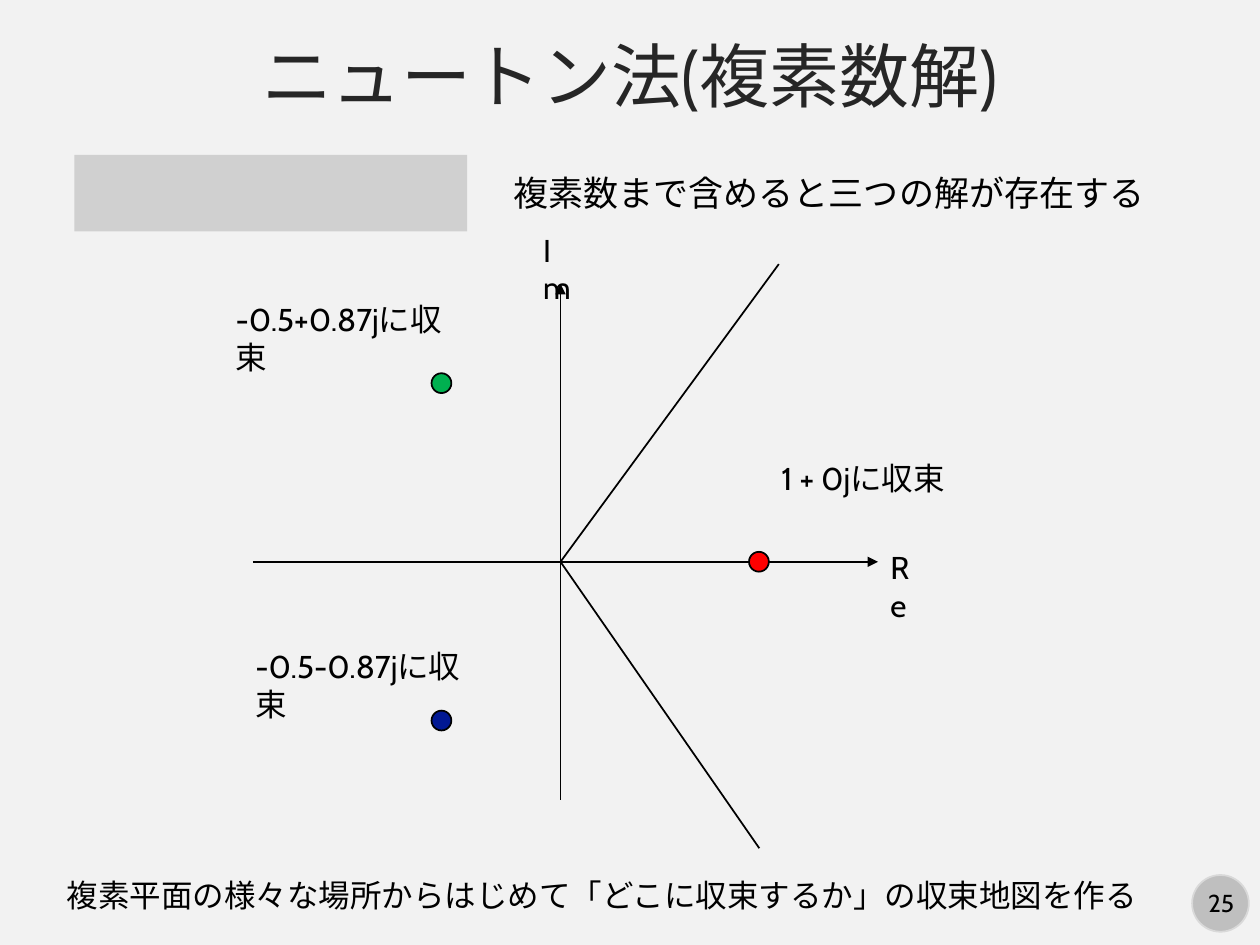
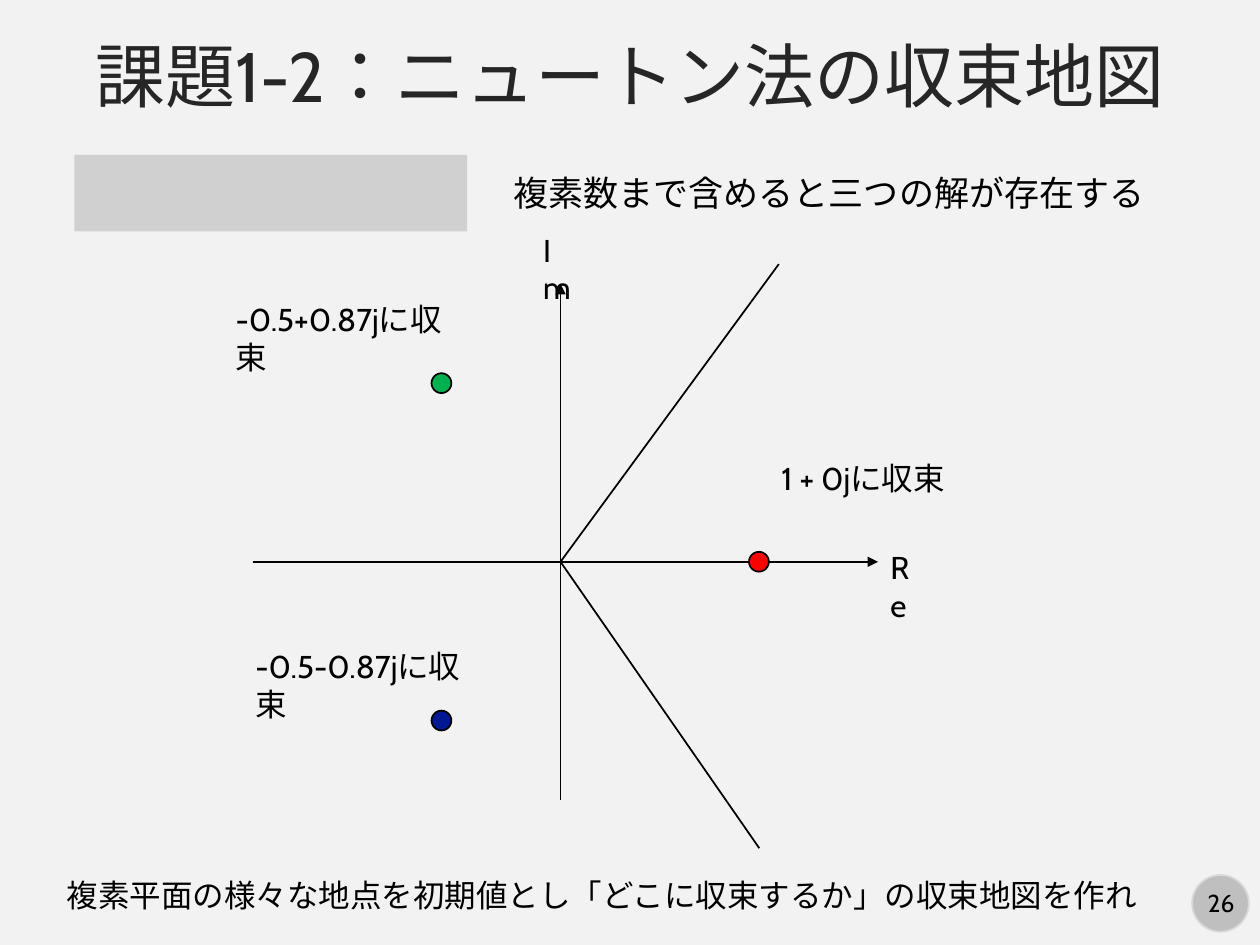
Before and after one commit to kaityo256/python_zero, a slide deck: slide 26 of basic/fig/slide.pptx (slide 25 before the commit). Drawn at 1260x945 pixels with LibreOffice and Linux fonts; fonts in the diff are those of the drawing; grey boxes stand for pictures. Boxes give left, top, right and bottom in pixels: in the first picture for what was removed or moved away, otherwise in the second. Text is boxed around its words. In the diff, an @@ line names an element or a change of style, - is before the commit and + after.

Commit message:
課題修正

```diff
--- a/basic/fig/slide.pptx
+++ b/basic/fig/slide.pptx
@@ text at [96, 43, 1165, 108]: text changed @@
-ニュートン法(複素数解)
+課題1-2：ニュートン法の収束地図
@@ text at [67, 880, 1137, 910]: text changed @@
-複素平面の様々な場所からはじめて「どこに収束するか」の収束地図を作る
+複素平面の様々な地点を初期値とし「どこに収束するか」の収束地図を作れ
@@ page number at [1208, 894, 1235, 913]: text changed @@
-25
+26
```
Also in this commit, not shown: 1 other slide changed, 2 slides added, 3 other files.
